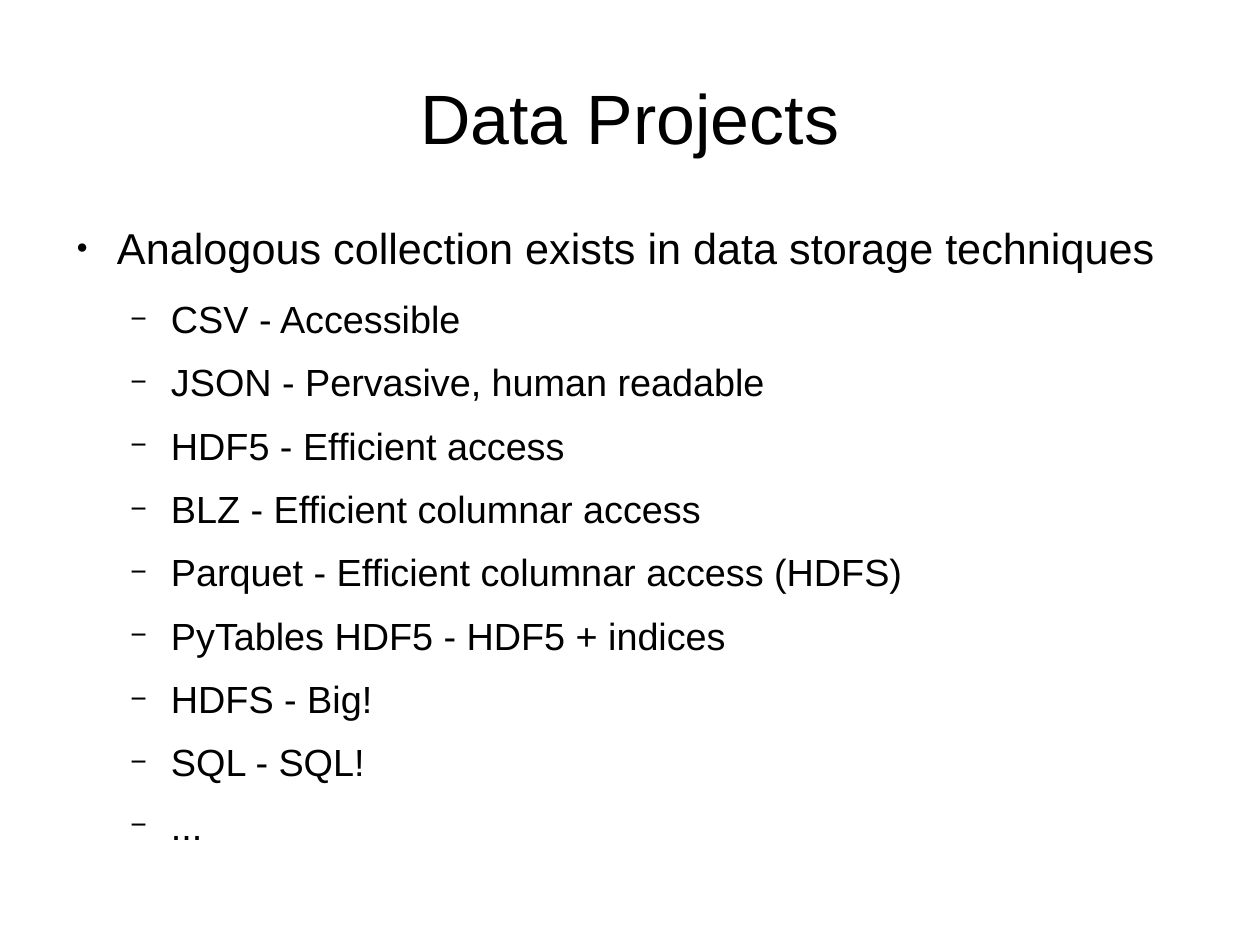
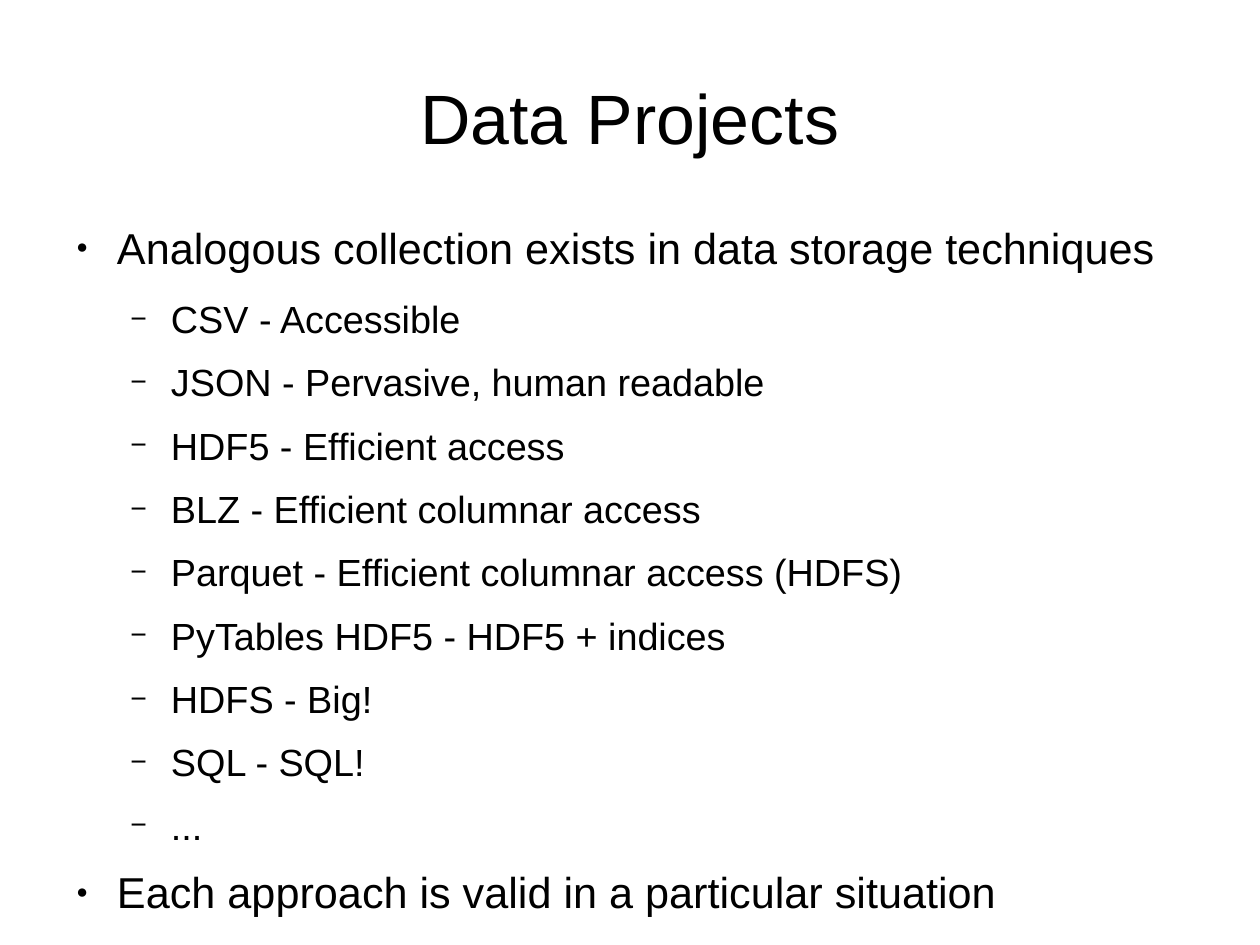
Before and after one commit to mrocklin/blaze-scipy-2014, a slide deck: slide 7 of SciPy2014Blaze.odp. Drawn at 1260x945 pixels with LibreOffice and Linux fonts; fonts in the diff are those of the drawing; background and template pictures are left out. Boxes give left, top, right and bottom in pixels: in the first picture for what was removed or moved away, otherwise in the second. Text is boxed around its words. In the diff, an @@ line names an element or a change of style, - is before the commit and + after.

```diff
--- a/SciPy2014Blaze.odp
+++ b/SciPy2014Blaze.odp
@@ text at box(117, 876, 996, 917): paragraph added @@
+● Each approach is valid in a particular situation
```
Also in this commit, not shown: 8 other slides changed.
